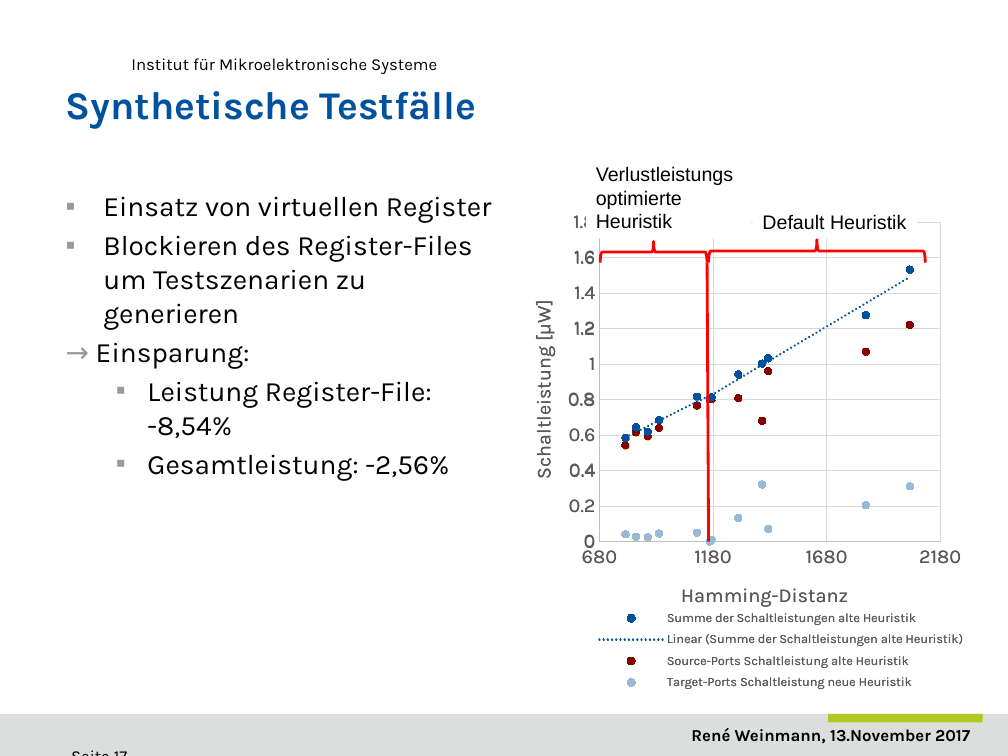
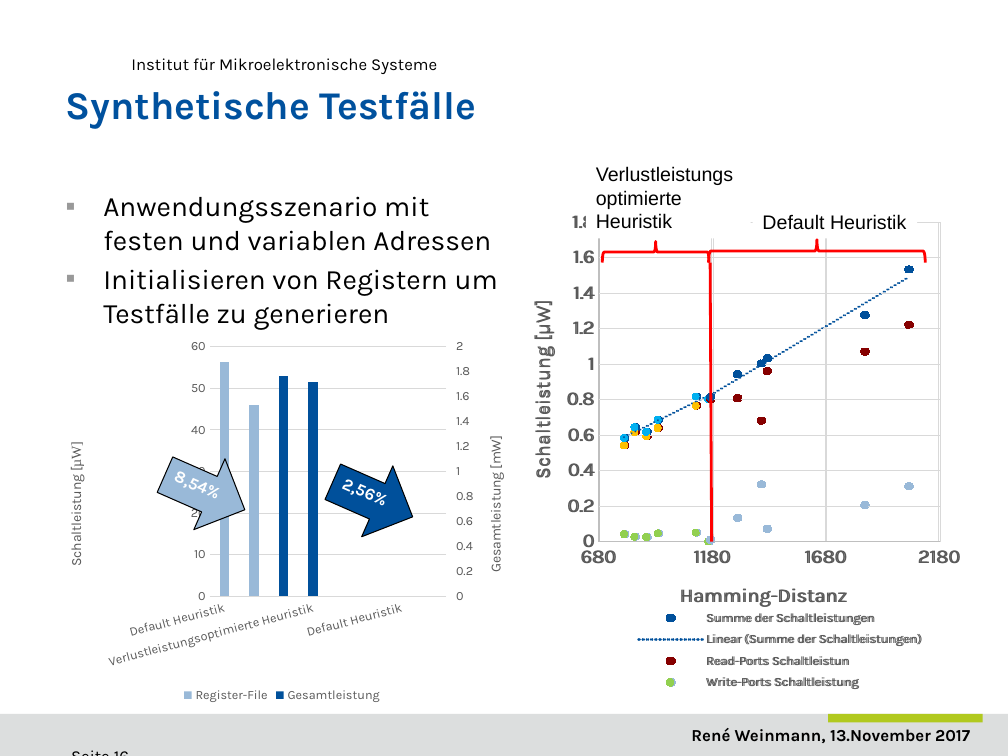
Before and after one commit to ReneWeinmann/Masterarbeit, a slide deck: slide 16 of Presentation_Rene_Weinmann.pptx (slide 17 before the commit). Drawn at 1008x756 pixels with LibreOffice and Linux fonts; fonts in the diff are those of the drawing; background and template pictures are left out. Boxes give left, top, right and bottom in pixels: in the first picture for what was removed or moved away, otherwise in the second. Text is boxed around its words. In the diff, an @@ line names an element or a change of style, - is before the commit and + after.

```diff
--- a/Presentation_Rene_Weinmann.pptx
+++ b/Presentation_Rene_Weinmann.pptx
@@ text at [103, 196, 498, 330]: text changed @@
-▪ Einsatz von virtuellen Register
-▪ Blockieren des Register-Files um Testszenarien zu generieren
-→ Einsparung:
-  ▪ Leistung Register-File: -8,54%
-  ▪ Gesamtleistung: -2,56%
+▪ Anwendungsszenario mit festen und variablen Adressen
+▪ Initialisieren von Registern um Testfälle zu generieren
@@ scatter chart at [526, 183, 982, 698] @@
-Summe der Schaltleistungen alte Heuristik: (1170, 0.81), (1170, 0.81), (1290, 0.94), (1400, 1), (1420, 1.03), (1850, 1.28), (2050, 1.53)
+Summe der Schaltleistungen: (1170, 0.81), (1170, 0.81), (1290, 0.94), (1400, 1), (1420, 1.03), (1850, 1.28), (2050, 1.53)
-Source-Ports Schaltleistung alte Heuristik: (1170, 0.8), (1170, 0.8), (1290, 0.81), (1400, 0.68), (1420, 0.96), (1850, 1.07), (2050, 1.22)
+Read-Ports Schaltleistun: (1170, 0.8), (1170, 0.8), (1290, 0.81), (1400, 0.68), (1420, 0.96), (1850, 1.07), (2050, 1.22)
-Target-Ports Schaltleistung neue Heuristik: (790, 0.04), (840, 0.03), (890, 0.03), (940, 0.05), (1110, 0.05), (1160, 0)
+Write-Ports Schaltleistung: (790, 0.04), (840, 0.03), (890, 0.03), (940, 0.05), (1110, 0.05), (1160, 0)
@@ scatter chart at [527, 183, 983, 698] @@
-Summe der Schaltleistungen alte Heuristik: (1170, 0.81), (1170, 0.81), (1290, 0.94), (1400, 1), (1420, 1.03), (1850, 1.28), (2050, 1.53)
+Summe der Schaltleistungen: (1170, 0.81), (1170, 0.81), (1290, 0.94), (1400, 1), (1420, 1.03), (1850, 1.28), (2050, 1.53)
-Source-Ports Schaltleistung alte Heuristik: (1170, 0.8), (1170, 0.8), (1290, 0.81), (1400, 0.68), (1420, 0.96), (1850, 1.07), (2050, 1.22)
+Read-Ports Schaltleistun: (1170, 0.8), (1170, 0.8), (1290, 0.81), (1400, 0.68), (1420, 0.96), (1850, 1.07), (2050, 1.22)
-Target-Ports Schaltleistung neue Heuristik: (790, 0.04), (840, 0.03), (890, 0.03), (940, 0.05), (1110, 0.05), (1160, 0)
+Write-Ports Schaltleistung: (790, 0.04), (840, 0.03), (890, 0.03), (940, 0.05), (1110, 0.05), (1160, 0)
@@ line moved from (709, 541) - (707, 262) to (712, 541) - (711, 262) @@
@@ column chart added at [45, 332, 518, 707] @@
+categories: Default Heuristik, Verlustleistungsoptimierte Heuristik, Default Heuristik, Verlustleistungsoptimierte Heuristik, Default Heuristik, Verlustleistungsoptimierte Heuristik, Default Heuristik, Verlustleistungsoptimierte Heuristik
+Register-File: 56, 46, -, -
+Gesamtleistung: -, -, 1.77, 1.72
@@ right arrow added at [149, 439, 261, 546], fill #99B9D8, outline #000000 0.75 pt, 12 pt, text #FFFFFF, bold @@
+8,54%
@@ right arrow added at [317, 446, 428, 553], fill #00509B, outline #000000 0.75 pt, 12 pt, text #FFFFFF, bold @@
+2,56%
```
Also in this commit, not shown: 11 other slides changed, 1 slide added, 1 slide removed.
